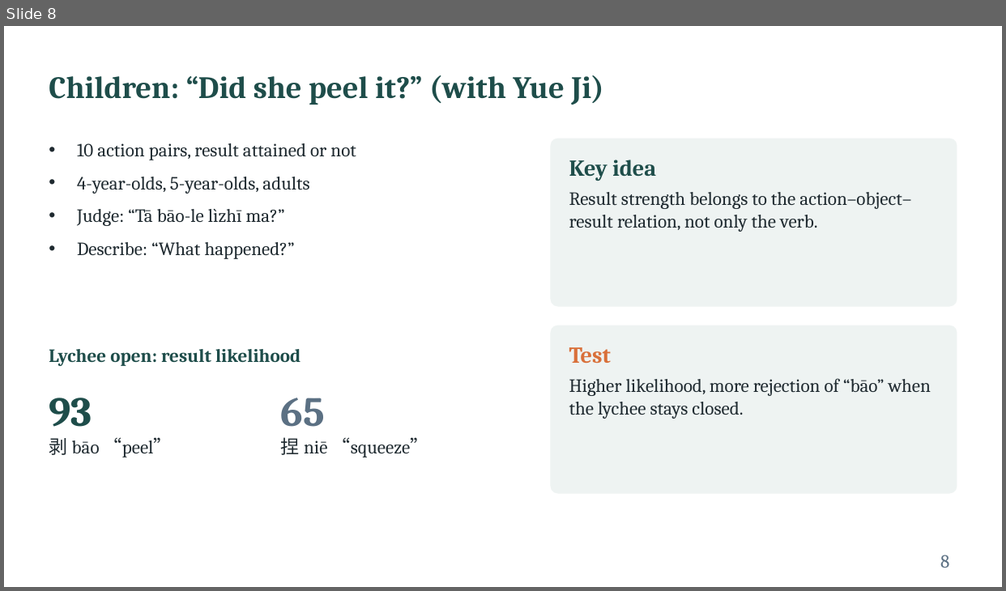
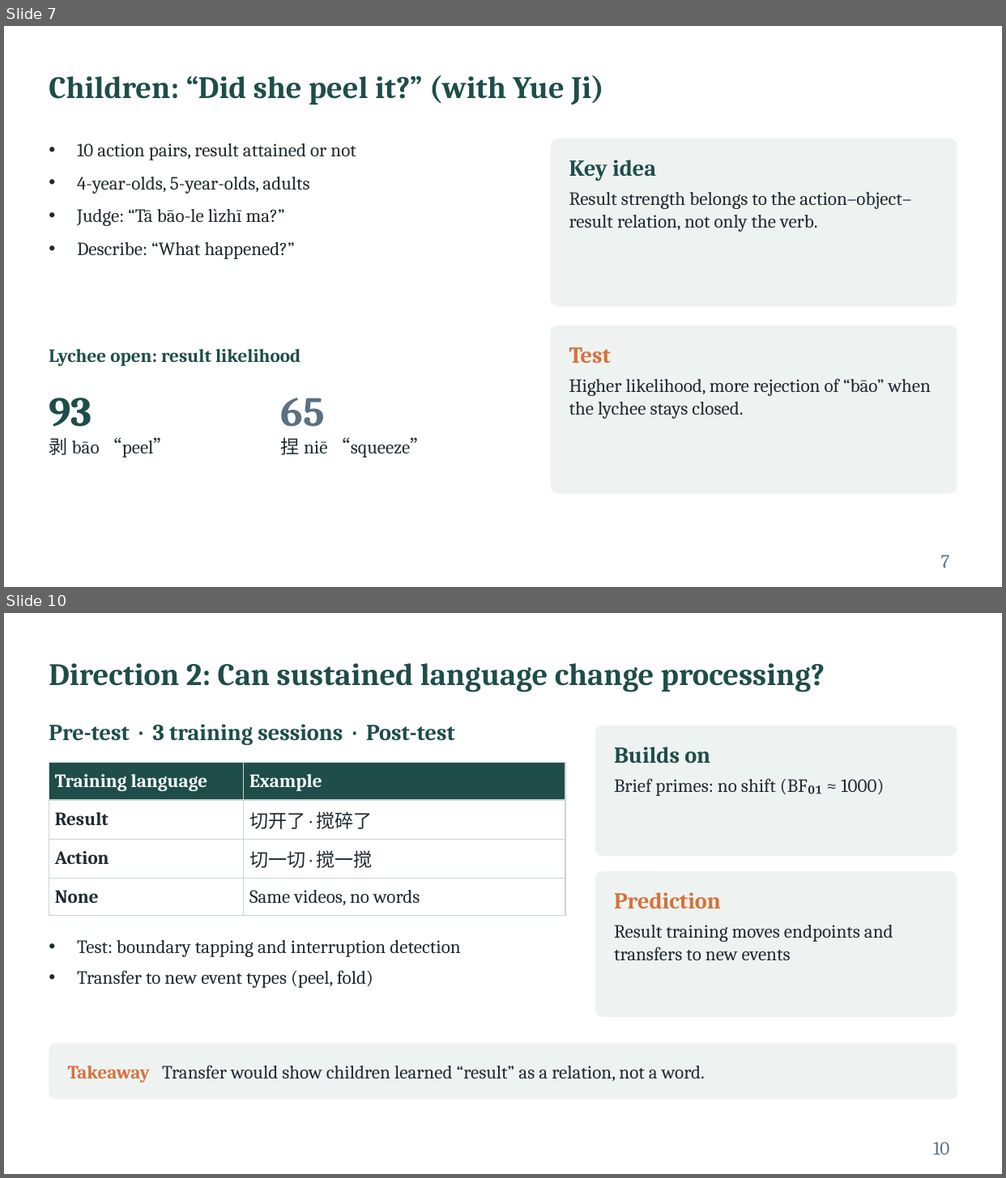
Before and after one commit to xtaoliu/claude, a slide deck: Liu_postdoc_interview_talk.pptx. Shown one above the other, each under a label of ours: slide 8 before the commit, slides 7 and 10 after it; the slides between them are not shown. The pictures are 1006x591 and 1006x1178 pixels, drawn with LibreOffice and Linux fonts; fonts in the diff are those of the drawing. Boxes give left, top, right and bottom in pixels: in the first picture for what was removed or moved away, otherwise in the second. Text is boxed around its words. In the diff, an @@ line names an element or a change of style, - is before the commit and + after.

```diff
--- a/Liu_postdoc_interview_talk.pptx
+++ b/Liu_postdoc_interview_talk.pptx
@@ slide 10 added at bbox=[4, 613, 1002, 1174], background #FFFFFF @@
@@ title added at bbox=[49, 663, 825, 692], 30 pt, text #1E4D4A, bold @@
+Direction 2: Can sustained language change processing?
@@ text added at bbox=[49, 724, 455, 745], 22 pt, text #1E4D4A, bold @@
+Pre-test · 3 training sessions · Post-test
@@ rounded rectangle added at bbox=[595, 726, 957, 856], fill #EEF3F2 @@
@@ text added at bbox=[614, 747, 884, 796], 18 pt, text #1F2A30 @@
+Builds on
+Brief primes: no shift (BF₀₁ ≈ 1000)
@@ table added at bbox=[49, 763, 565, 909], 4 rows, 2 columns @@
+Training language | Example
+Result | 切开了 · 搅碎了
+Action | 切一切 · 搅一搅
+None | Same videos, no words
@@ rounded rectangle added at bbox=[595, 871, 957, 1017], fill #EEF3F2 @@
@@ text added at bbox=[614, 892, 893, 961], 18 pt, text #1F2A30 @@
+Prediction
+Result training moves endpoints and transfers to new events
@@ text added at bbox=[77, 940, 460, 988], 18 pt, text #1F2A30 @@
+• Test: boundary tapping and interruption detection
+• Transfer to new event types (peel, fold)
@@ rounded rectangle added at bbox=[49, 1043, 957, 1100], fill #EEF3F2 @@
@@ text added at bbox=[68, 1065, 705, 1083], 18 pt, text #1F2A30 @@
+Takeaway Transfer would show children learned “result” as a relation, not a word.
@@ page number added at bbox=[933, 1142, 949, 1155], 18 pt, text #5B7083 @@
+10
@@ what was slide 8 is now slide 7 @@
@@ page number at bbox=[941, 555, 950, 568]: text changed @@
-8
+7
```
Also in this commit, not shown: 3 slides changed, 3 other slides added, 4 slides removed, 1 other file.
